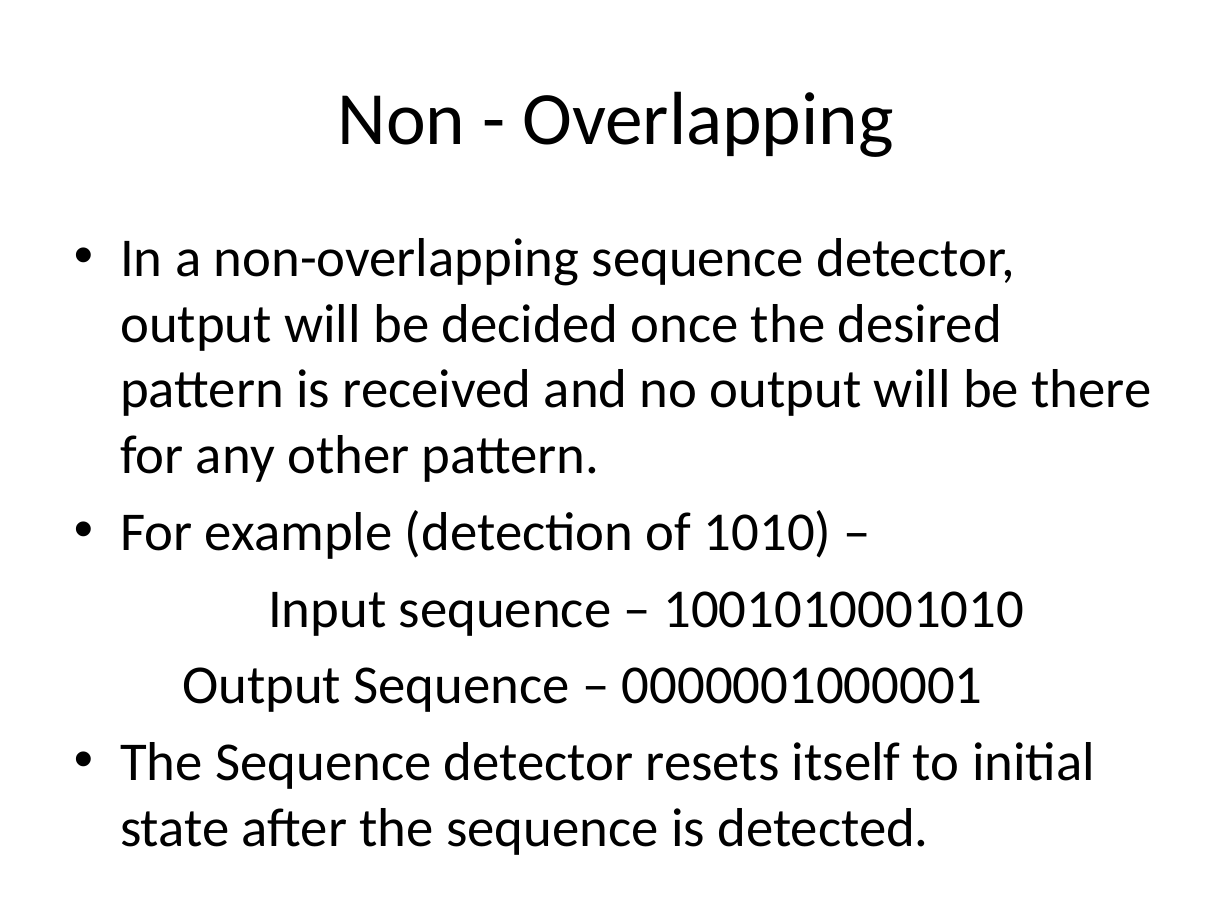
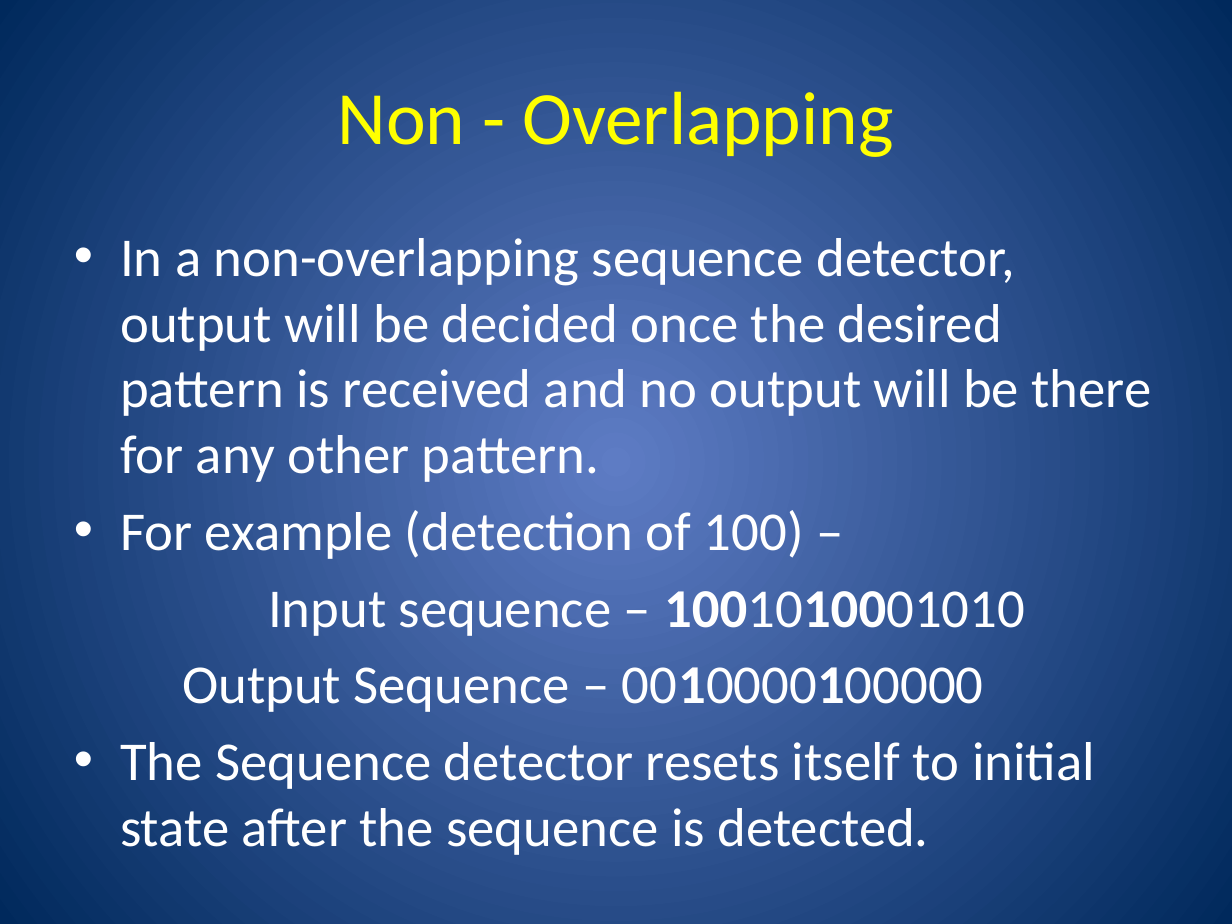
Before and after one commit to Amul01/Presentations, a slide deck: slide 10 of SDuSSM.pptx (slide 4 before the commit). Drawn at 1232x924 pixels with LibreOffice and Linux fonts; fonts in the diff are those of the drawing. Boxes give left, top, right and bottom in pixels: in the first picture for what was removed or moved away, otherwise in the second. Text is boxed around its words. In the diff, an @@ line names an element or a change of style, - is before the commit and + after.

```diff
--- a/SDuSSM.pptx
+++ b/SDuSSM.pptx
@@ background #FFFFFF to gradient #5E7CC5 to #00295C @@
@@ title "Non - Overlapping" at [337,91,893,157]: text colour #000000 to #FFFF00 @@
@@ text at [120,238,1152,847]: text colour #000000 to #FFFFFF in "In a non-overlapping sequence detector, output will ...", "Input sequence – 1001010001010", "The Sequence detector resets itself to initial ..."; bold on in "1001010001010" @@
@@ text at [120,510,804,559]: text changed; text colour #000000 to #FFFFFF @@
-• For example (detection of 1010) –
+• For example (detection of 100) –
@@ text at [182,667,984,712]: text changed; text colour #000000 to #FFFFFF @@
-Output Sequence – 0000001000001
+Output Sequence – 0010000100000
```
Also in this commit, not shown: 4 other slides changed, 8 slides added.
